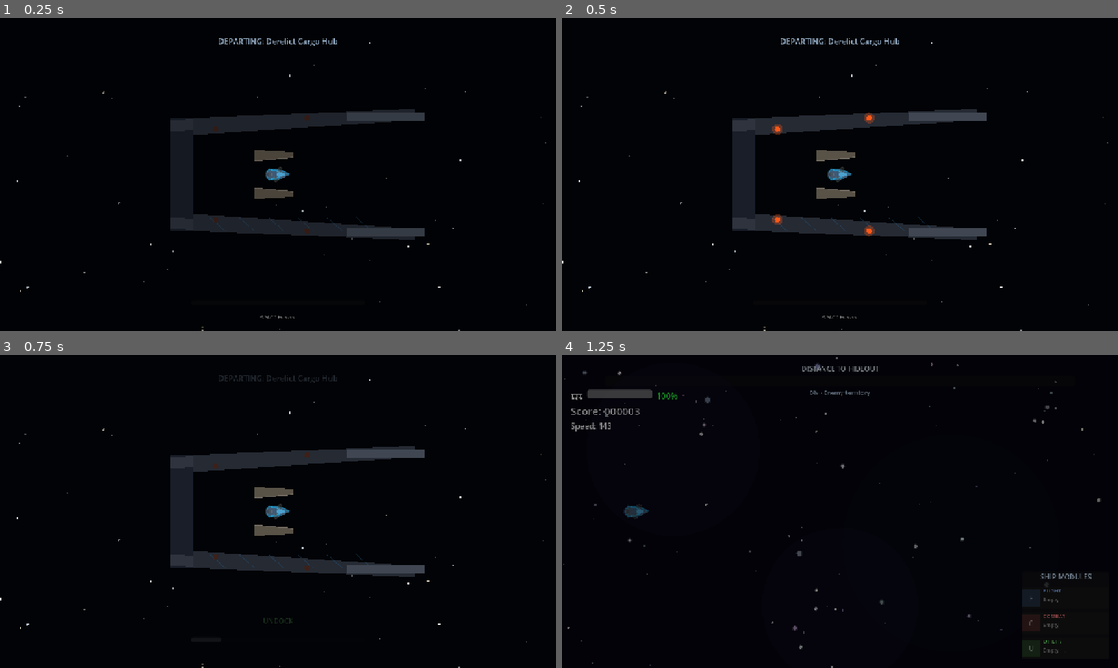
Above: before the commit, frames 1-4 (two rows, left to right).
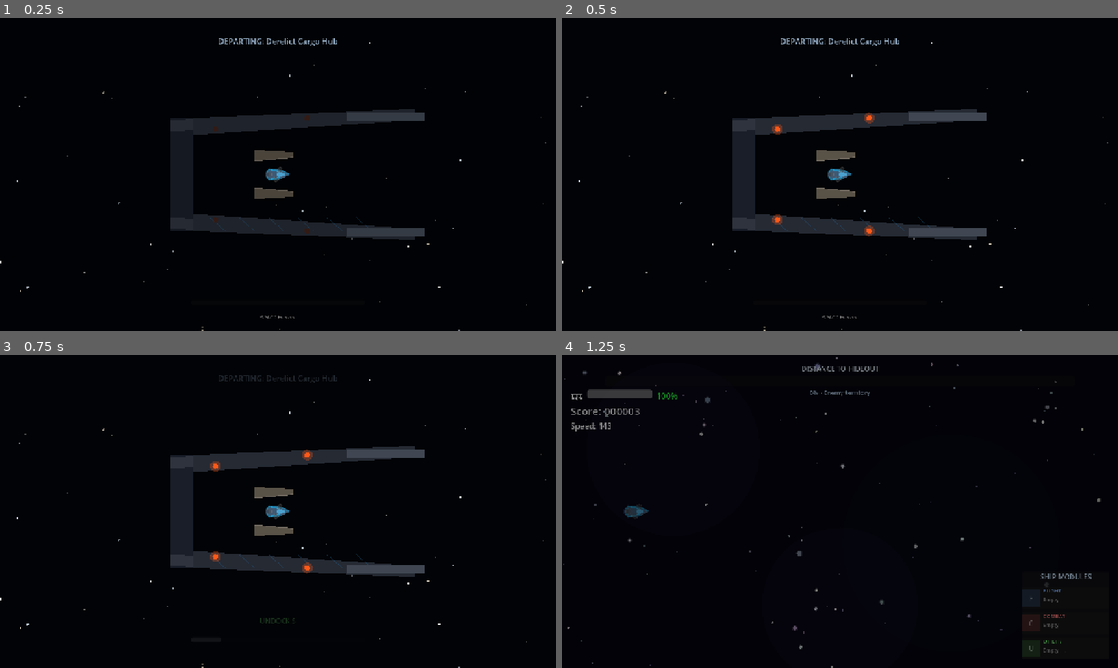
Above: after the commit, the same moments.

Repository: ReleMai/CargoEscape
Game: Godot game, scene res://scenes/undocking/undocking_scene.tscn
Two runs of this game, one before a commit and one after it. Both use one fixed random seed, a clock stepped at 60 frames per second and the inputs below. This scene is started directly instead of the project's main scene.
Inputs (mouse positions are in pixels of both pictures, inside the frame that each line leads up to):
- Up to frame 1 (0.25 s): no input
- Up to frame 2 (0.5 s): no input
- Up to frame 3 (0.75 s): tap Enter (ui_accept) at 0.5 s; move the mouse to (400, 495) at 0.52 s; hold D (move_right) from 0.53 s (still down); hold E (interact) from 0.53 s (still down); click (400, 495) at 0.67 s
- Up to frame 4 (1.25 s): keep holding D (move_right); keep holding E (interact); tap Enter (ui_accept) at 0.77 s

Frames 1-2 are identical in both runs. In frame 3, 0.2% of the frame differs, in the area x 37-57%, y 30-86%; in frame 4, nothing differs.

Commit message:
Add fast-forward support to undocking and update skip hint messages
Co-authored-by: ReleMai <7017267+ReleMai@users.noreply.github.com>

Diff:
--- a/scenes/intro/intro_scene.tscn
+++ b/scenes/intro/intro_scene.tscn
@@ -125,9 +125,9 @@
 anchor_top = 1.0
 anchor_right = 0.5
 anchor_bottom = 1.0
-offset_left = -100.0
+offset_left = -150.0
 offset_top = -50.0
-offset_right = 100.0
+offset_right = 150.0
 offset_bottom = -20.0
 grow_horizontal = 2
 grow_vertical = 0
@@ -135,7 +135,7 @@
 theme_override_colors/font_outline_color = Color(0, 0, 0, 0.5)
 theme_override_constants/outline_size = 1
 theme_override_font_sizes/font_size = 14
-text = "SPACE to skip"
+text = "Press SPACE to skip | Hold SPACE for 2x speed | ESC to skip to gameplay"
 horizontal_alignment = 1
 vertical_alignment = 1
 
--- a/scenes/undocking/undocking_scene.tscn
+++ b/scenes/undocking/undocking_scene.tscn
@@ -77,14 +77,14 @@
 anchor_top = 1.0
 anchor_right = 0.5
 anchor_bottom = 1.0
-offset_left = -100.0
+offset_left = -250.0
 offset_top = -40.0
-offset_right = 100.0
+offset_right = 250.0
 offset_bottom = -20.0
 grow_horizontal = 2
 grow_vertical = 0
 modulate = Color(1, 1, 1, 0.5)
 theme_override_colors/font_color = Color(0.5, 0.5, 0.5, 1)
 theme_override_font_sizes/font_size = 12
-text = "SPACE to skip"
+text = "Press SPACE to skip | Hold SPACE for 2x speed | ESC to skip to gameplay"
 horizontal_alignment = 1
--- a/scripts/undocking/undocking_manager.gd
+++ b/scripts/undocking/undocking_manager.gd
@@ -124,10 +124,17 @@
 
 
 func _process(delta: float) -> void:
-	phase_timer += delta
+	# Apply speed multiplier from CutsceneManager
+	var speed_mult = 1.0
+	if has_node("/root/CutsceneManager"):
+		var cutscene_mgr = get_node("/root/CutsceneManager")
+		speed_mult = cutscene_mgr.get_speed_multiplier()
+
+	var modified_delta = delta * speed_mult
+	phase_timer += modified_delta
 
 	# Warning light blink
-	warning_timer += delta
+	warning_timer += modified_delta
 	if warning_timer > 0.25:
 		warning_timer = 0.0
 		warning_on = not warning_on
@@ -135,19 +142,19 @@
 	# Update based on phase
 	match current_phase:
 		Phase.FADE_IN:
-			_process_fade_in(delta)
+			_process_fade_in(modified_delta)
 		Phase.DOCKED:
-			_process_docked(delta)
+			_process_docked(modified_delta)
 		Phase.CLAMPS_RELEASE:
-			_process_clamps(delta)
+			_process_clamps(modified_delta)
 		Phase.SEPARATION:
-			_process_separation(delta)
+			_process_separation(modified_delta)
 		Phase.ACCELERATION:
-			_process_acceleration(delta)
+			_process_acceleration(modified_delta)
 		Phase.SPACE_FLIGHT:
-			_process_space_flight(delta)
+			_process_space_flight(modified_delta)
 		Phase.BLEND_OUT:
-			_process_blend_out(delta)
+			_process_blend_out(modified_delta)
 
 	queue_redraw()
 
